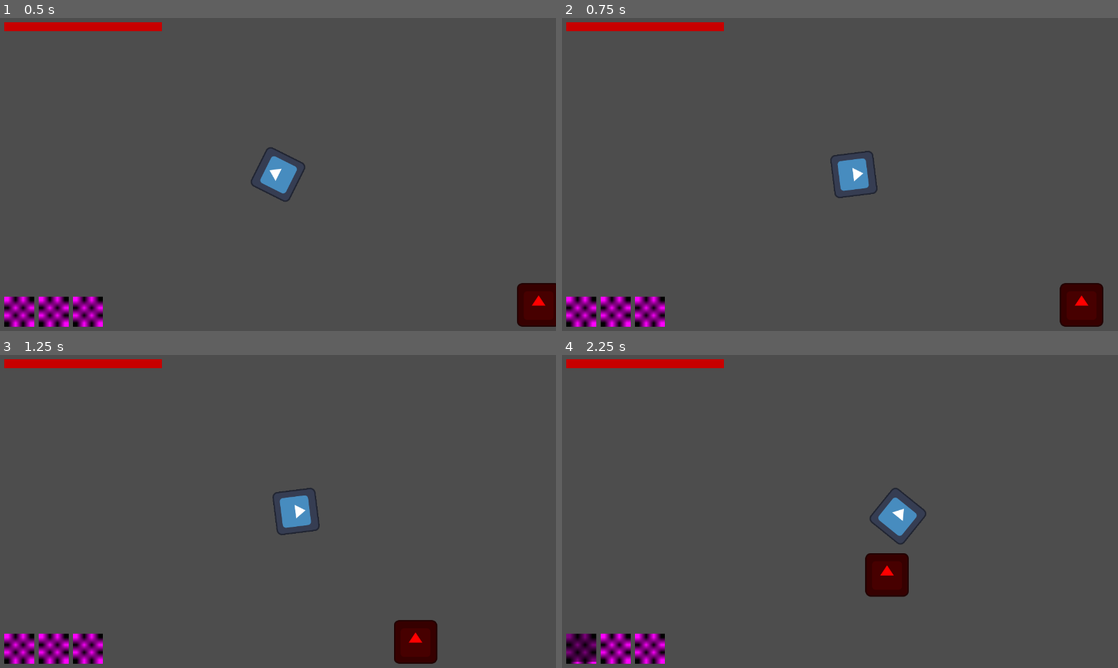
Above: before the commit, frames 1-4 (two rows, left to right).
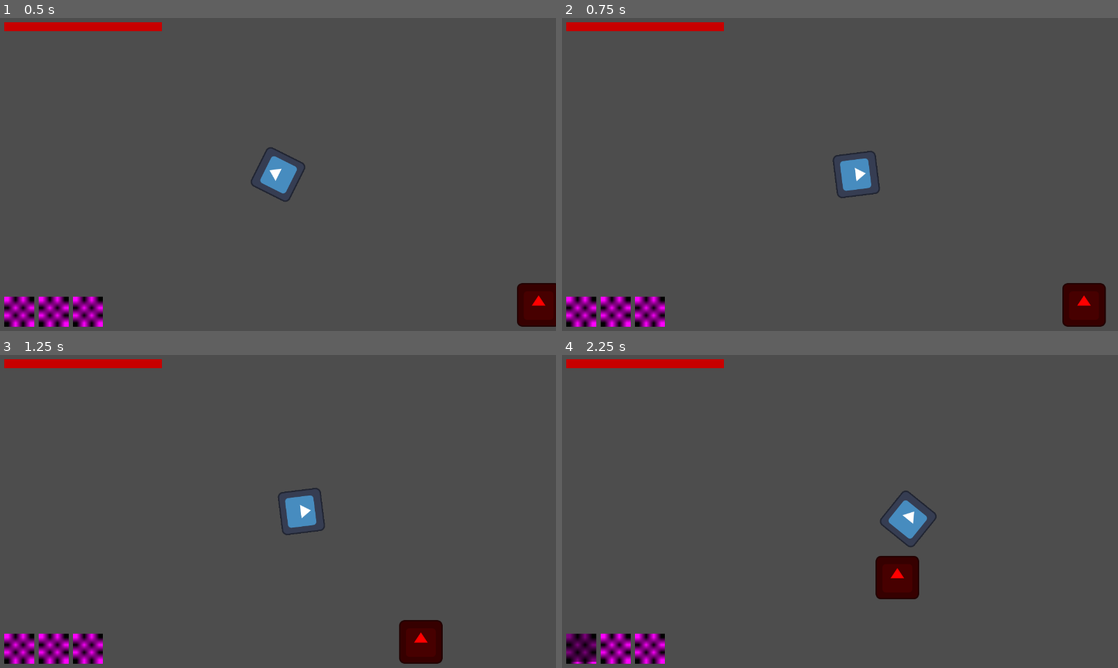
Above: after the commit, the same moments.

Repository: deshis/igdt-hack-and-slash
Game: Godot game, scene res://Scenes/main.tscn
Two runs of this game, one before a commit and one after it. Both use one fixed random seed, a clock stepped at 60 frames per second and the inputs below. The engine's default icon, where the game draws it, is replaced by a stand-in: a white triangle on a blue panel in a dark square.
Inputs (mouse positions are in pixels of both pictures, inside the frame that each line leads up to):
- Up to frame 1 (0.5 s): no input
- Up to frame 2 (0.75 s): tap Enter at 0.5 s; move the mouse to (962, 158) at 0.52 s; hold D (move_right) from 0.53 s (still down); click (962, 158) at 0.6 s
- Up to frame 3 (1.25 s): keep holding D (move_right)
- Up to frame 4 (2.25 s): move the mouse to (728, 527) at 1.27 s; release D (move_right) at 1.28 s; hold S (move_down) 1.28-2.03 s; right-click (728, 527) at 1.35 s; move the mouse to (895, 442) at 2.02 s; hold D (move_right) from 2.03 s (still down); hold Shift (movement_ability) from 2.03 s (still down)

Frame 1 is identical in both runs. In frame 2, 0.5% of the frame differs, in the area x 48-98%, y 42-99%; in frame 3, 0.8%; in frame 4, 1.5%, in the area x 54-68%, y 42-78%.

Commit message:
fix camera jitter

Diff:
--- a/Scenes/player.tscn
+++ b/Scenes/player.tscn
@@ -18,8 +18,9 @@
 texture = ExtResource("2_6t5aa")
 
 [node name="Camera2D" type="Camera2D" parent="."]
+process_callback = 0
 position_smoothing_enabled = true
-position_smoothing_speed = 10.0
+position_smoothing_speed = 8.0
 
 [node name="DashCooldownTimer" type="Timer" parent="."]
 one_shot = true
